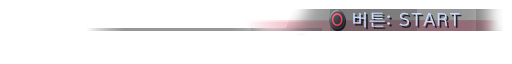
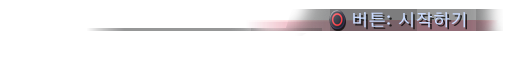
The second 512px x 64px image is a revision of the first. Changes to its layers:
renamed "버튼: START" to "버튼: 시작하기", painted on it over 398, 12, 465, 28
